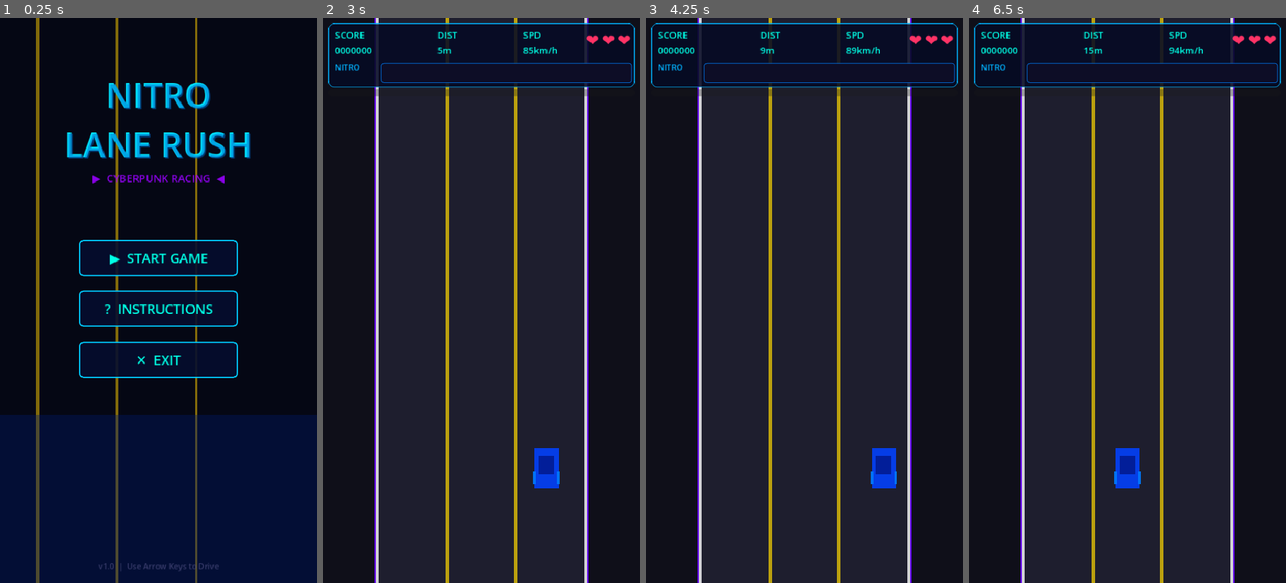
Above: before the commit, frames 1-4 (left to right).
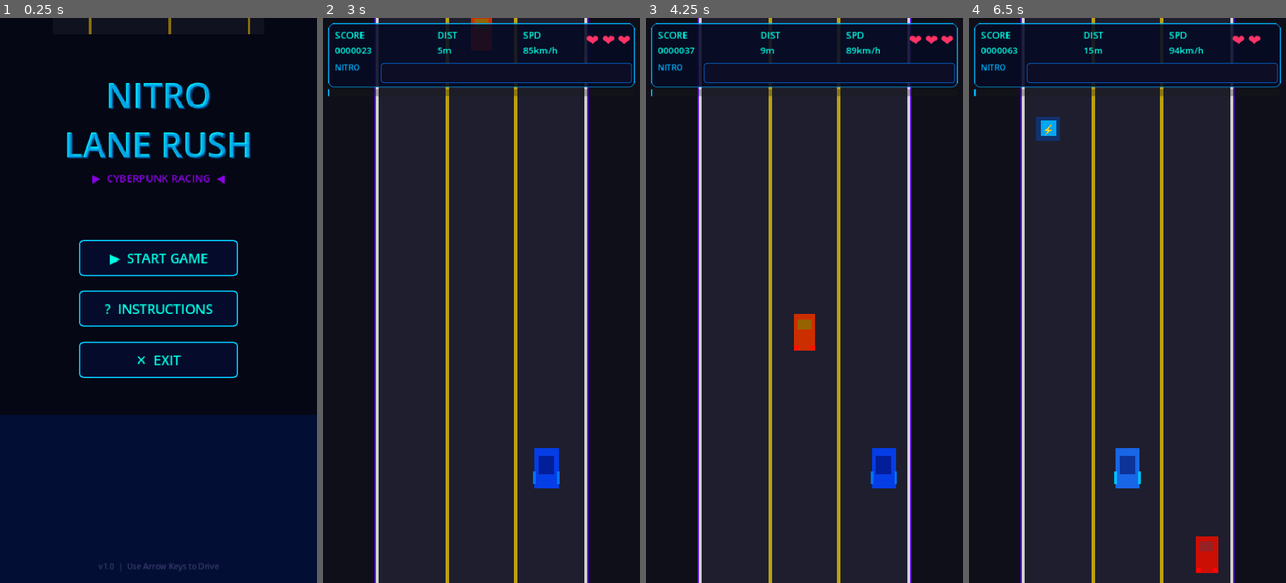
Above: after the commit, the same moments.

Repository: hamzabasem900-source/car
Game: Godot game, scene res://scenes/MainMenu.tscn
Two runs of this game, one before a commit and one after it. Both use one fixed random seed, a clock stepped at 60 frames per second and the inputs below.
Inputs:
- Up to frame 1 (0.25 s): no input
- Up to frame 2 (3 s): click "▶ START GAME" at 0.5 s; hold Right (move_right) 1.28-2.03 s; tap Space (use_nitro) at 1.35, 2.1, 2.85 s; tap Enter at 2 s; hold Left (move_left) 2.03-2.78 s; hold Right (move_right) from 2.78 s (still down)
- Up to frame 3 (4.25 s): keep holding Right (move_right); tap Space (use_nitro) at 3.6 s
- Up to frame 4 (6.5 s): release Right (move_right) at 4.28 s; hold Left (move_left) from 4.28 s (still down); tap Space (use_nitro) at 4.35, 5.1, 5.85 s

The runs differ from the first frame. In frame 1, 2.4% of the frame differs, in the area x 11-79%, y 0-100%; in frame 2, 0.1%; in frame 3, 0.5%; in frame 4, 1.2%.
Error before the commit: Trying to assign value of type 'ColorRect' to a variable of type 'TextureRect'. (res://scripts/main_menu.gd:11)

Commit message:
Fix Godot scene startup errors

Diff:
--- a/NitroLaneRush/scenes/HUD.tscn
+++ b/NitroLaneRush/scenes/HUD.tscn
@@ -1,64 +1,114 @@
-[gd_scene load_steps=2 format=3]
+[gd_scene load_steps=4 format=3]
 
-[ext_resource type="Script" path="res://scripts/hud.gd" id="1_script"]
+[ext_resource type="Script" path="res://scripts/hud.gd" id="1"]
+
+[sub_resource type="StyleBoxFlat" id="HUDPanelStyle"]
+bg_color = Color(0.02, 0.04, 0.14, 0.88)
+border_width_left = 1
+border_width_top = 1
+border_width_right = 1
+border_width_bottom = 1
+border_color = Color(0.0, 0.7, 1.0, 0.8)
+corner_radius_top_left = 8
+corner_radius_top_right = 8
+corner_radius_bottom_right = 8
+corner_radius_bottom_left = 8
+
+[sub_resource type="StyleBoxFlat" id="NitroBarFill"]
+bg_color = Color(0.0, 0.7, 1.0, 1.0)
+corner_radius_top_left = 4
+corner_radius_top_right = 4
+corner_radius_bottom_right = 4
+corner_radius_bottom_left = 4
 
 [node name="HUD" type="CanvasLayer"]
-script = ExtResource("1_script")
+script = ExtResource("1")
 
-[node name="Control" type="Control" parent="."]
-layout_mode = 3
+[node name="FlashOverlay" type="ColorRect" parent="."]
+z_index = 10
 anchors_preset = 15
 anchor_right = 1.0
 anchor_bottom = 1.0
-grow_horizontal = 2
-grow_vertical = 2
+color = Color(1, 0, 0, 0)
+mouse_filter = 2
 
-[node name="ScoreLabel" type="Label" parent="Control"]
-layout_mode = 0
-offset_left = 20.0
-offset_top = 20.0
-offset_right = 120.0
-offset_bottom = 46.0
-text = "Score: 0"
+[node name="NitroGlow" type="ColorRect" parent="."]
+z_index = 9
+anchors_preset = 15
+anchor_right = 1.0
+anchor_bottom = 1.0
+color = Color(0, 0.5, 1.0, 0)
+mouse_filter = 2
 
-[node name="DistanceLabel" type="Label" parent="Control"]
-layout_mode = 1
-anchors_preset = 5
-anchor_left = 0.5
-anchor_right = 0.5
-offset_left = -50.0
-offset_top = 20.0
-offset_right = 50.0
-offset_bottom = 46.0
-grow_horizontal = 2
-text = "0m"
+[node name="HUDPanel" type="Panel" parent="."]
+offset_left = 8.0
+offset_top = 8.0
+offset_right = 472.0
+offset_bottom = 105.0
+theme_override_styles/panel = SubResource("HUDPanelStyle")
+
+[node name="ScoreLabel" type="Label" parent="HUDPanel"]
+offset_left = 10.0
+offset_top = 8.0
+offset_right = 160.0
+offset_bottom = 55.0
+text = "SCORE
+0000000"
+theme_override_colors/font_color = Color(0.0, 1.0, 0.9, 1.0)
+theme_override_font_sizes/font_size = 14
+
+[node name="DistanceLabel" type="Label" parent="HUDPanel"]
+offset_left = 165.0
+offset_top = 8.0
+offset_right = 290.0
+offset_bottom = 55.0
+text = "DIST
+0m"
+theme_override_colors/font_color = Color(0.0, 1.0, 0.9, 1.0)
+theme_override_font_sizes/font_size = 14
+
+[node name="SpeedLabel" type="Label" parent="HUDPanel"]
+offset_left = 295.0
+offset_top = 8.0
+offset_right = 400.0
+offset_bottom = 55.0
+text = "SPD
+80km/h"
+theme_override_colors/font_color = Color(0.0, 1.0, 0.9, 1.0)
+theme_override_font_sizes/font_size = 14
+
+[node name="LivesContainer" type="HBoxContainer" parent="HUDPanel"]
+offset_left = 390.0
+offset_top = 8.0
+offset_right = 458.0
+offset_bottom = 42.0
+
+[node name="NitroLabel" type="Label" parent="HUDPanel"]
+offset_left = 10.0
+offset_top = 58.0
+offset_right = 75.0
+offset_bottom = 90.0
+text = "NITRO"
+theme_override_colors/font_color = Color(0.0, 0.7, 1.0, 1.0)
+theme_override_font_sizes/font_size = 12
+
+[node name="NitroBar" type="ProgressBar" parent="HUDPanel"]
+offset_left = 80.0
+offset_top = 60.0
+offset_right = 460.0
+offset_bottom = 90.0
+max_value = 100.0
+value = 0.0
+show_percentage = false
+theme_override_styles/fill = SubResource("NitroBarFill")
+
+[node name="NitroActiveLabel" type="Label" parent="HUDPanel"]
+offset_left = 140.0
+offset_top = 55.0
+offset_right = 340.0
+offset_bottom = 95.0
 horizontal_alignment = 1
-
-[node name="LivesLabel" type="Label" parent="Control"]
-layout_mode = 1
-anchors_preset = 1
-anchor_left = 1.0
-anchor_right = 1.0
-offset_left = -120.0
-offset_top = 20.0
-offset_right = -20.0
-offset_bottom = 46.0
-grow_horizontal = 0
-text = "Lives: 3"
-horizontal_alignment = 2
-
-[node name="NitroBar" type="ProgressBar" parent="Control"]
-layout_mode = 1
-anchors_preset = 7
-anchor_left = 0.5
-anchor_top = 1.0
-anchor_left = 0.5
-anchor_top = 1.0
-offset_left = -150.0
-offset_top = -50.0
-offset_right = 150.0
-offset_bottom = -20.0
-grow_horizontal = 2
-grow_vertical = 0
-value = 100.0
-show_percentage = false
+text = "⚡ NITRO BOOST ⚡"
+theme_override_colors/font_color = Color(0.0, 1.0, 1.0, 1.0)
+theme_override_font_sizes/font_size = 16
+visible = false
--- a/NitroLaneRush/scenes/MainMenu.tscn
+++ b/NitroLaneRush/scenes/MainMenu.tscn
@@ -50,21 +50,21 @@
 
 [node name="LaneLines" type="Node2D" parent="RoadScroll"]
 
-[node name="Lane1" type="ColorRect" parent="LaneLines"]
+[node name="Lane1" type="ColorRect" parent="RoadScroll/LaneLines"]
 offset_left = 55.0
 offset_top = 0.0
 offset_right = 59.0
 offset_bottom = 854.0
 color = Color(1.0, 0.8, 0.0, 0.5)
 
-[node name="Lane2" type="ColorRect" parent="LaneLines"]
+[node name="Lane2" type="ColorRect" parent="RoadScroll/LaneLines"]
 offset_left = 175.0
 offset_top = 0.0
 offset_right = 179.0
 offset_bottom = 854.0
 color = Color(1.0, 0.8, 0.0, 0.5)
 
-[node name="Lane3" type="ColorRect" parent="LaneLines"]
+[node name="Lane3" type="ColorRect" parent="RoadScroll/LaneLines"]
 offset_left = 295.0
 offset_top = 0.0
 offset_right = 299.0
--- a/NitroLaneRush/scenes/Player.tscn
+++ b/NitroLaneRush/scenes/Player.tscn
@@ -1,18 +1,65 @@
-[gd_scene load_steps=4 format=3]
+[gd_scene load_steps=3 format=3]
 
 [ext_resource type="Script" path="res://scripts/player_car.gd" id="1_script"]
-[ext_resource type="Texture2D" path="res://assets/cars/player_car.png" id="2_texture"]
 
 [sub_resource type="RectangleShape2D" id="RectangleShape2D_1"]
-size = Vector2(50, 110)
+size = Vector2(36, 60)
 
 [node name="Player" type="Area2D"]
 script = ExtResource("1_script")
 
-[node name="Sprite2D" type="Sprite2D" id="2"]
-texture = ExtResource("2_texture")
+[node name="Sprite2D" type="Sprite2D" parent="."]
+modulate = Color(0.2, 0.6, 1.0, 1.0)
 
-[node name="CollisionShape2D" type="CollisionShape2D" id="3"]
+[node name="CarBody" type="ColorRect" parent="Sprite2D"]
+offset_left = -18.0
+offset_top = -30.0
+offset_right = 18.0
+offset_bottom = 30.0
+color = Color(0.1, 0.4, 0.9, 1.0)
+
+[node name="CarRoof" type="ColorRect" parent="Sprite2D"]
+offset_left = -12.0
+offset_top = -18.0
+offset_right = 12.0
+offset_bottom = 10.0
+color = Color(0.05, 0.2, 0.6, 1.0)
+
+[node name="NeonGlowLeft" type="ColorRect" parent="Sprite2D"]
+offset_left = -20.0
+offset_top = 5.0
+offset_right = -16.0
+offset_bottom = 25.0
+color = Color(0.0, 0.8, 1.0, 0.9)
+
+[node name="NeonGlowRight" type="ColorRect" parent="Sprite2D"]
+offset_left = 16.0
+offset_top = 5.0
+offset_right = 20.0
+offset_bottom = 25.0
+color = Color(0.0, 0.8, 1.0, 0.9)
+
+[node name="CollisionShape2D" type="CollisionShape2D" parent="."]
 shape = SubResource("RectangleShape2D_1")
 
-[connection signal="area_entered" from="." method="_on_area_entered"]
+[node name="NitroParticles" type="GPUParticles2D" parent="."]
+position = Vector2(0, 25)
+emitting = false
+amount = 20
+lifetime = 0.3
+randomness = 0.5
+
+[node name="CrashSFX" type="AudioStreamPlayer" parent="."]
+volume_db = 0.0
+
+[node name="NitroSFX" type="AudioStreamPlayer" parent="."]
+volume_db = -3.0
+
+[node name="EngineSFX" type="AudioStreamPlayer" parent="."]
+volume_db = -8.0
+
+[node name="InvincibilityTimer" type="Timer" parent="."]
+one_shot = true
+
+[node name="FlashTimer" type="Timer" parent="."]
+wait_time = 0.1
--- a/NitroLaneRush/scripts/game.gd
+++ b/NitroLaneRush/scripts/game.gd
@@ -19,8 +19,8 @@
 # ── Node References ───────────────────────────────────────────────────────────
 @onready var player: Area2D = $Player
 @onready var hud: CanvasLayer = $HUD
-@onready var road_tile_1: TextureRect = $RoadContainer/RoadTile1
-@onready var road_tile_2: TextureRect = $RoadContainer/RoadTile2
+@onready var road_tile_1: ColorRect = $RoadContainer/RoadTile1
+@onready var road_tile_2: ColorRect = $RoadContainer/RoadTile2
 @onready var enemy_spawn_timer: Timer = $EnemySpawnTimer
 @onready var nitro_spawn_timer: Timer = $NitroSpawnTimer
 @onready var gameplay_music: AudioStreamPlayer = $GameplayMusic
@@ -29,6 +29,7 @@
 @onready var camera: Camera2D = $Camera2D
 @onready var enemies_container: Node2D = $EnemiesContainer
 @onready var pickups_container: Node2D = $PickupsContainer
+@onready var progress_bar: ProgressBar = $HUD/ProgressBar
 
 # ── State Variables ───────────────────────────────────────────────────────────
 var score: int = 0
@@ -42,6 +43,7 @@
 var road_height: float = 854.0
 var screen_shake_amount: float = 0.0
 var original_camera_pos: Vector2
+var score_accumulator: float = 0.0
 
 # Track recently used lanes to prevent unfair spawning
 var lane_last_spawn_time: Array[float] = [0.0, 0.0, 0.0]
@@ -97,7 +99,7 @@
 
 # ── Road Scrolling ────────────────────────────────────────────────────────────
 func _scroll_road(delta: float) -> void:
-	var speed = current_road_speed * (nitro_boost_multiplier if is_nitro_active else 1.0)
+	var speed = current_road_speed * _get_nitro_multiplier()
 	road_scroll_y += speed * delta
 
 	# Two-tile seamless scroll
@@ -112,18 +114,27 @@
 			if enemy.has_method("update_road_speed"):
 				enemy.update_road_speed(speed)
 
+func _get_nitro_multiplier() -> float:
+	if is_nitro_active:
+		return nitro_boost_multiplier
+	return 1.0
+
 # ── Speed System ──────────────────────────────────────────────────────────────
 func _update_speed(delta: float) -> void:
 	current_road_speed = min(current_road_speed + speed_increase_rate * delta, max_road_speed)
 
 # ── Distance & Score ──────────────────────────────────────────────────────────
 func _update_distance(delta: float) -> void:
-	var effective_speed = current_road_speed * (nitro_boost_multiplier if is_nitro_active else 1.0)
+	var effective_speed = current_road_speed * _get_nitro_multiplier()
 	distance += (effective_speed / 100.0) * delta  # Convert to meters
 
 func _update_score(delta: float) -> void:
-	var rate = 10.0 * (nitro_boost_multiplier if is_nitro_active else 1.0)
-	score += int(rate * delta * (current_road_speed / base_road_speed))
+	var rate = 10.0 * _get_nitro_multiplier()
+	score_accumulator += rate * delta * (current_road_speed / base_road_speed)
+	var points_to_add := int(score_accumulator)
+	if points_to_add > 0:
+		score += points_to_add
+		score_accumulator -= float(points_to_add)
 
 # ── Nitro System ──────────────────────────────────────────────────────────────
 func _handle_nitro_input(delta: float) -> void:
@@ -167,9 +178,9 @@
 	lane_last_spawn_time[chosen_lane] = current_time
 
 	var enemy = enemy_scene.instantiate()
-	enemies_container.add_child(enemy)
-
-	# Pick random enemy type weighted by difficulty
+
+	# Pick random enemy type weighted by difficulty before adding the node, so _ready()
+	# initializes speed and visuals from the selected type.
 	var difficulty_factor = distance / max_distance
 	var type_roll = randf()
 	var enemy_type = 0  # SLOW_CAR default
@@ -188,6 +199,8 @@
 
 	if enemy.has_method("setup"):
 		enemy.setup(chosen_lane, current_road_speed)
+
+	enemies_container.add_child(enemy)
 
 func _spawn_nitro_pickup() -> void:
 	if not game_active or not nitro_pickup_scene:
@@ -285,3 +298,6 @@
 		hud.update_lives(lives)
 	if hud.has_method("update_nitro"):
 		hud.update_nitro(nitro, max_nitro)
+	if progress_bar:
+		progress_bar.max_value = max_distance
+		progress_bar.value = clampf(distance, 0.0, max_distance)
--- a/NitroLaneRush/scripts/main_menu.gd
+++ b/NitroLaneRush/scripts/main_menu.gd
@@ -8,13 +8,14 @@
 @onready var exit_button: Button = $UI/VBoxContainer/ExitButton
 @onready var lobby_music: AudioStreamPlayer = $LobbyMusic
 @onready var button_sfx: AudioStreamPlayer = $ButtonSFX
-@onready var road_scroll: TextureRect = $RoadScroll
-@onready var city_bg: TextureRect = $CityBackground
+@onready var road_scroll: ColorRect = $RoadScroll
+@onready var city_bg: ColorRect = $CityBackground
 @onready var title_label: Label = $UI/TitleLabel
-@onready var animation_player: AnimationPlayer = $AnimationPlayer
+@onready var animation_player: AnimationPlayer = get_node_or_null("AnimationPlayer") as AnimationPlayer
 
 var scroll_speed: float = 100.0
 var road_offset: float = 0.0
+const ROAD_SCROLL_HEIGHT: float = 854.0
 
 func _ready() -> void:
 	# Connect button signals
@@ -27,14 +28,14 @@
 		lobby_music.play()
 
 	# Animate title
-	if animation_player:
+	if animation_player and animation_player.has_animation("intro"):
 		animation_player.play("intro")
 
 func _process(delta: float) -> void:
 	# Scroll road background for visual effect
 	if road_scroll:
 		road_offset += scroll_speed * delta
-		road_scroll.position.y = fmod(road_offset, road_scroll.texture.get_height() if road_scroll.texture else 854.0)
+		road_scroll.position.y = fmod(road_offset, ROAD_SCROLL_HEIGHT) - ROAD_SCROLL_HEIGHT
 
 func _play_button_sound() -> void:
 	if button_sfx and button_sfx.stream:
--- a/NitroLaneRush/scripts/nitro_pickup.gd
+++ b/NitroLaneRush/scripts/nitro_pickup.gd
@@ -13,7 +13,7 @@
 func _ready() -> void:
 	add_to_group("nitro_pickup")
 	# Pulsing glow animation
-	if animation_player:
+	if animation_player and animation_player.has_animation("pulse"):
 		animation_player.play("pulse")
 
 func _process(delta: float) -> void:
